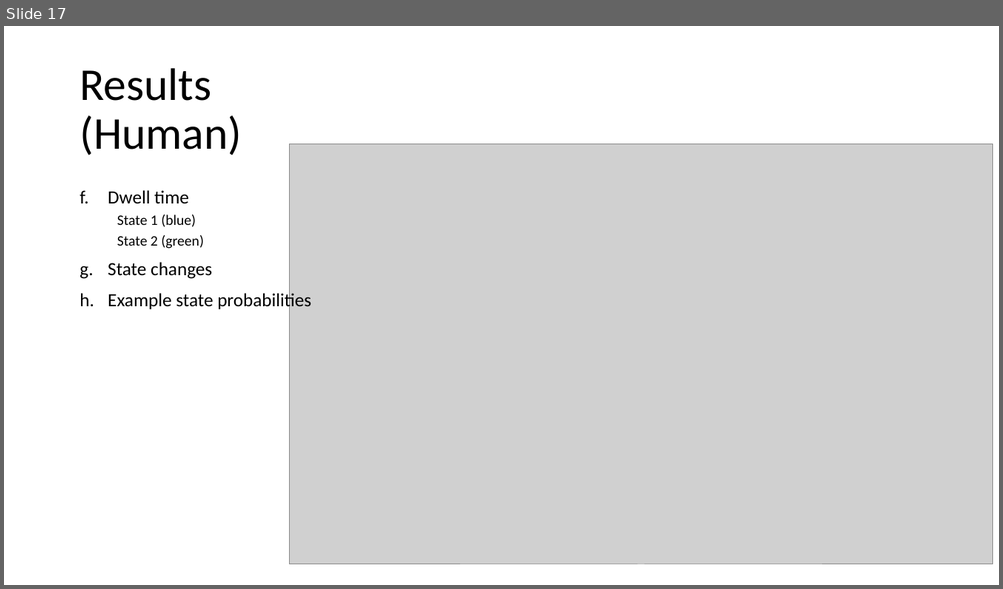
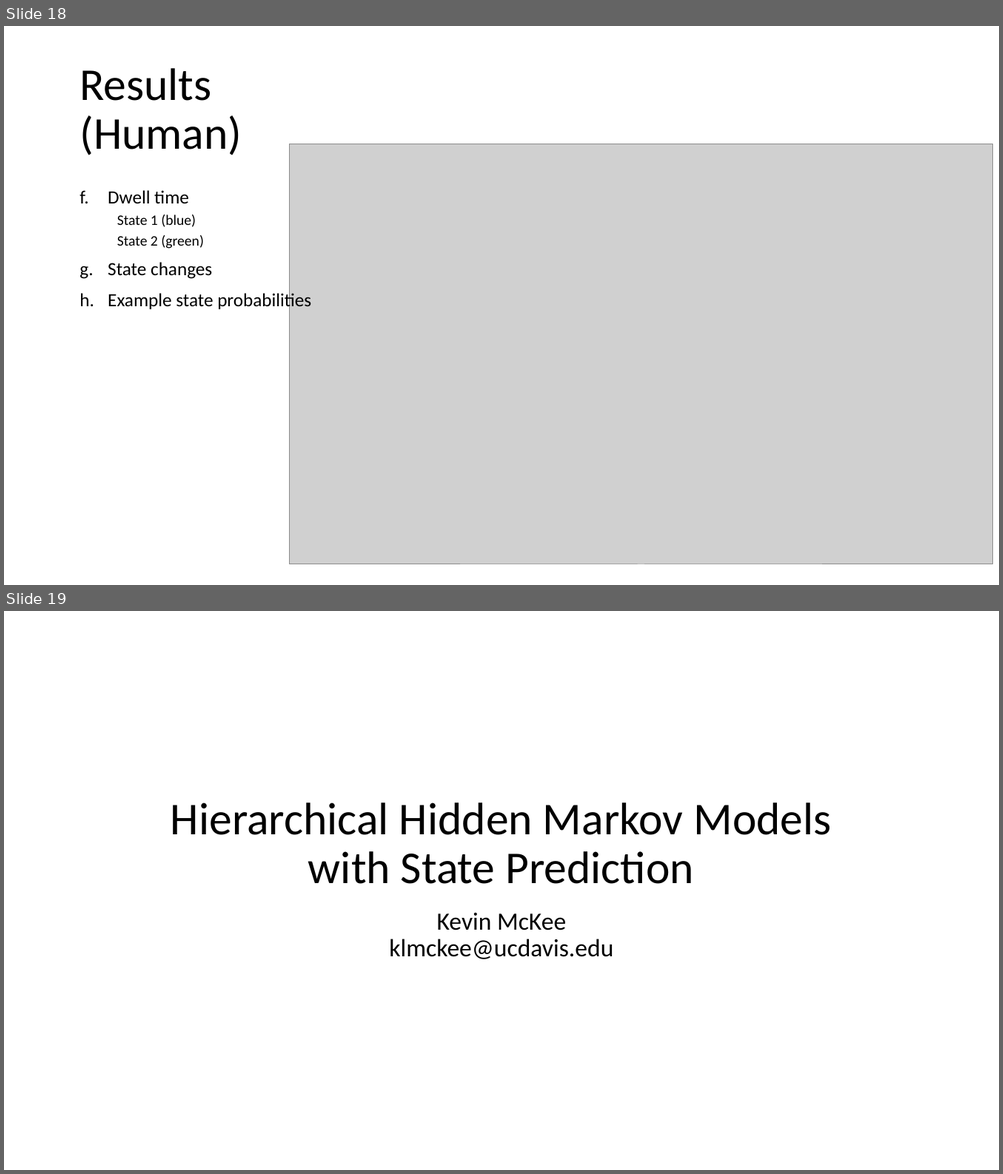
Before and after one commit to kmckee90/HMM_workshop_materials, a slide deck: HMM_decision_tasks.pptx. Shown one above the other, each under a label of ours: slide 17 before the commit, slides 18 and 19 after it. The pictures are 1003x589 and 1003x1174 pixels, drawn with LibreOffice and Linux fonts; fonts in the diff are those of the drawing; grey boxes stand for pictures. Boxes give left, top, right and bottom in pixels: in the first picture for what was removed or moved away, otherwise in the second. Text is boxed around its words. In the diff, an @@ line names an element or a change of style, - is before the commit and + after.

```diff
--- a/HMM_decision_tasks.pptx
+++ b/HMM_decision_tasks.pptx
@@ slide 19 added at <box>4,611,999,1170</box>, background #FFFFFF @@
@@ title added at <box>170,803,831,884</box>, 44 pt, text #000000 @@
+Hierarchical Hidden Markov Models with State Prediction
@@ subtitle added at <box>389,913,613,960</box>, 24 pt, text #000000 @@
+Kevin McKee
+klmckee@ucdavis.edu
@@ what was slide 17 is now slide 18 @@
```
Also in this commit, not shown: 3 slides changed, 6 other slides added.
